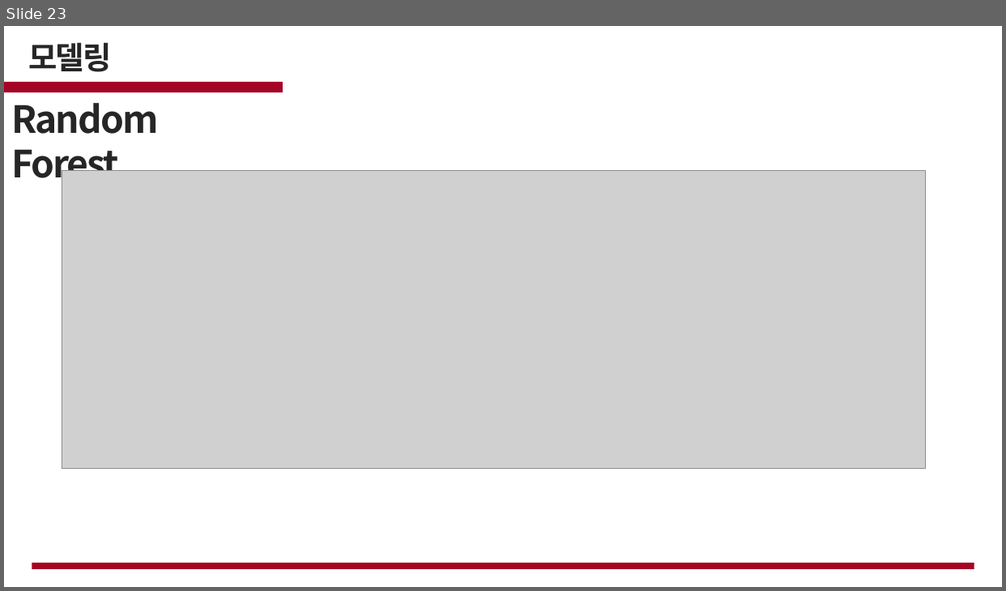
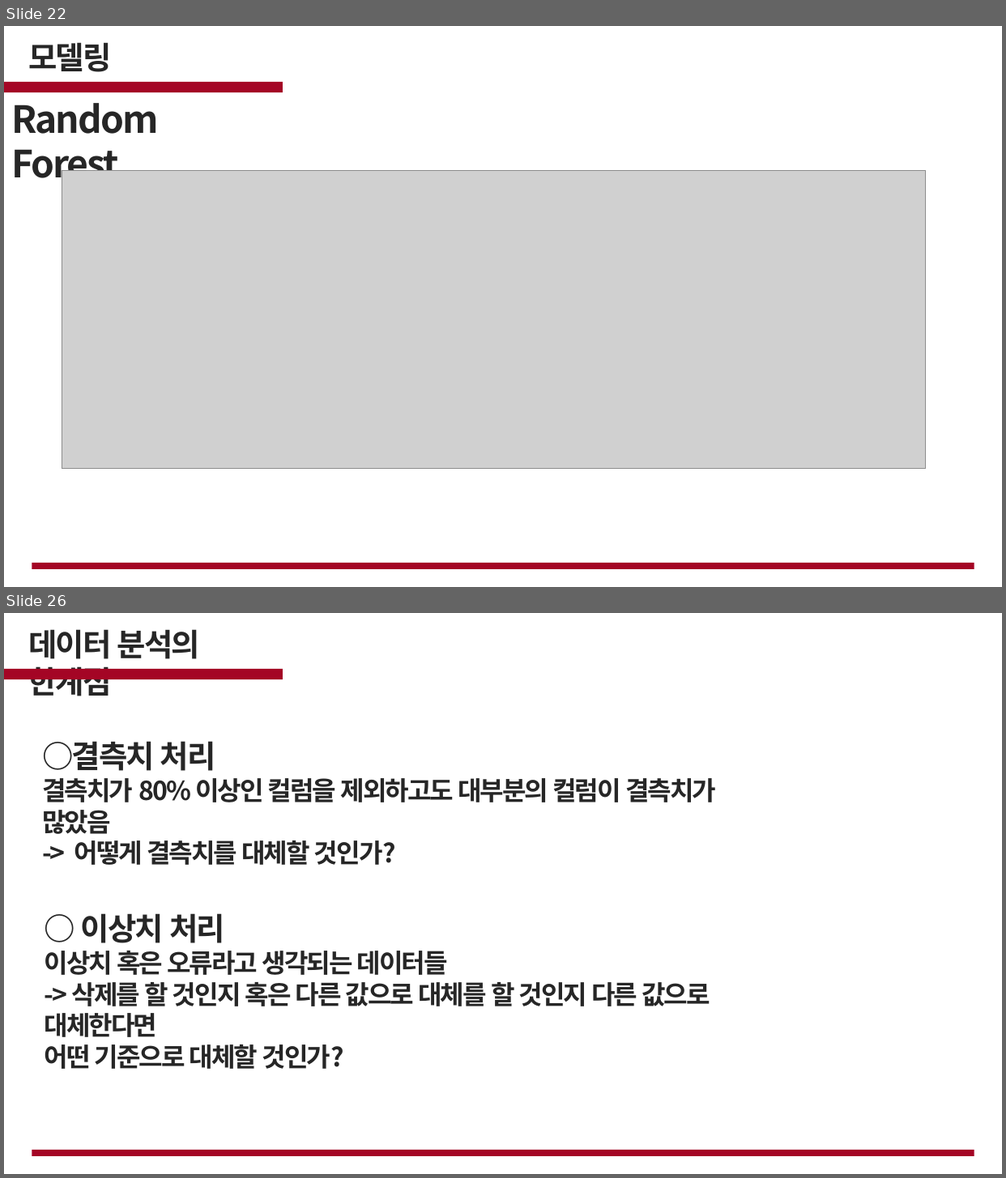
Before and after one commit to cjsgk106/fire-prediction-analysis, a slide deck: work/화재.pptx. Shown one above the other, each under a label of ours: slide 23 before the commit, slides 22 and 26 after it; the slides between them are not shown. The pictures are 1006x591 and 1006x1178 pixels, drawn with LibreOffice and Linux fonts; fonts in the diff are those of the drawing; grey boxes stand for pictures; background and template pictures are left out. Boxes give left, top, right and bottom in pixels: in the first picture for what was removed or moved away, otherwise in the second. Text is boxed around its words. In the diff, an @@ line names an element or a change of style, - is before the commit and + after.

```diff
--- a/work/화재.pptx
+++ b/work/화재.pptx
@@ slide 26 added at (4, 613, 1002, 1174), background picture (left out) @@
@@ text added at (28, 629, 200, 696), 30 pt, text #262626, bold @@
+데이터 분석의 한계점
@@ rectangle added at (4, 669, 283, 679), fill #A40525 @@
@@ text added at (42, 741, 716, 865), 25 pt, text #262626, bold @@
+○결측치 처리
+결측치가 80% 이상인 컬럼을 제외하고도 대부분의 컬럼이 결측치가 많았음
+-> 어떻게 결측치를 대체할 것인가?
@@ freeform shape added at (143, 826, 212, 892), fill #FFFFFF @@
@@ text added at (44, 914, 710, 1069), 25 pt, text #262626, bold @@
+○ 이상치 처리
+이상치 혹은 오류라고 생각되는 데이터들
+-> 삭제를 할 것인지 혹은 다른 값으로 대체를 할 것인지 다른 값으로 대체한다면
+어떤 기준으로 대체할 것인가?
@@ rectangle added at (32, 1150, 974, 1157), fill #A40525 @@
@@ what was slide 23 is now slide 22 @@
```
Also in this commit, not shown: 7 slides changed, 3 other slides added, 4 slides removed.
